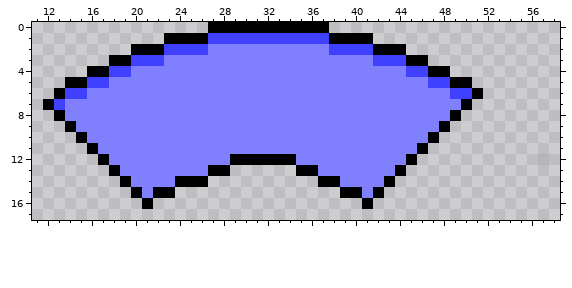
Two states of a pixel-art sprite, UniPlattformer_private/Uni_New_Plattformer.gmx/sprites/images/spr_block_select_0.png. The picture above is the old version.
The file is 64x64 pixels. Colours within 5 levels of each other are drawn and written as one. Shown: x 11..58, y 0..17.
Now the later version:
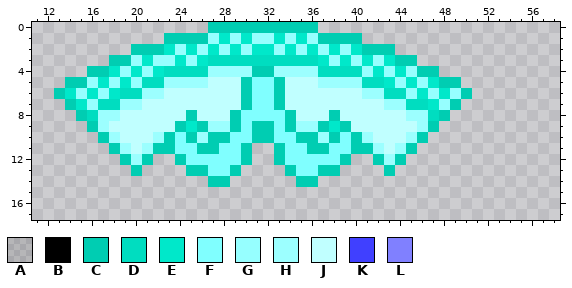
Palette (. is transparent): A #0000001d  B #000000  C #00cdb2  D #00ddc0  E #00e8ca  F #80ffff  G #96ffff  H #9cffff  J #c0ffff  K #4040ff  L #8080ff
The edit:
Changed rows in their new state; - is an unchanged pixel.
first column x 12:
 0 ---------------CCCCCCCCCC.--------------------
 1 -----------CCCCGEGEGGEGEGCCCC.----------------
 2 --------CCCEGEGEGEGEEGEGEGEGECCC.-------------
 3 ------CCGEGGEGEDDDDDDDDDDEGEGEGECC.-----------
 4 ----CCEGEGEDDDDHHHHCCHHHHDDDDGEGEGCC.---------
 5 --CCGEGEGDDHHHHJJJCFFCJJJHHHHDDEGEGECC.-------
 6 -CEGEGEDDHHJJJJJJJCFFCJJJJJJJHHDDGEGEGC.------
 7 ..CEGDDHHJJJJJJJJJCFFCJJJJJJJJJHHDDEGC.-------
 8 -..CDHHJJJJJJCJJJCFFFFCJJJCJJJJJJHHDC.--------
 9 --..CHJJJJJJCECHHCFCCFCHHCECJJJJJJHC.---------
10 ---..CHJJJHCFCHCCFFCCFFCCHCFCHJJJHC.----------
11 ----..CHJHCCFFCCFFC..CFFCCFFCCHJHC.-----------
12 -----..CHC..CFFFFFC..CFFFFFC..CHC.-----------.
13 ------..C....CCFFC----CFFCC....C.-------------
14 -------........CC------CC.......--------------
15 --------....---------------....---------------
16 ---------.-------------------.----------------
Boxes around the changes in both pictures, in picture pixels (x1, y1, x2, y2):
changed: (43, 22, 483, 209)
erased: (538, 154, 549, 165)
